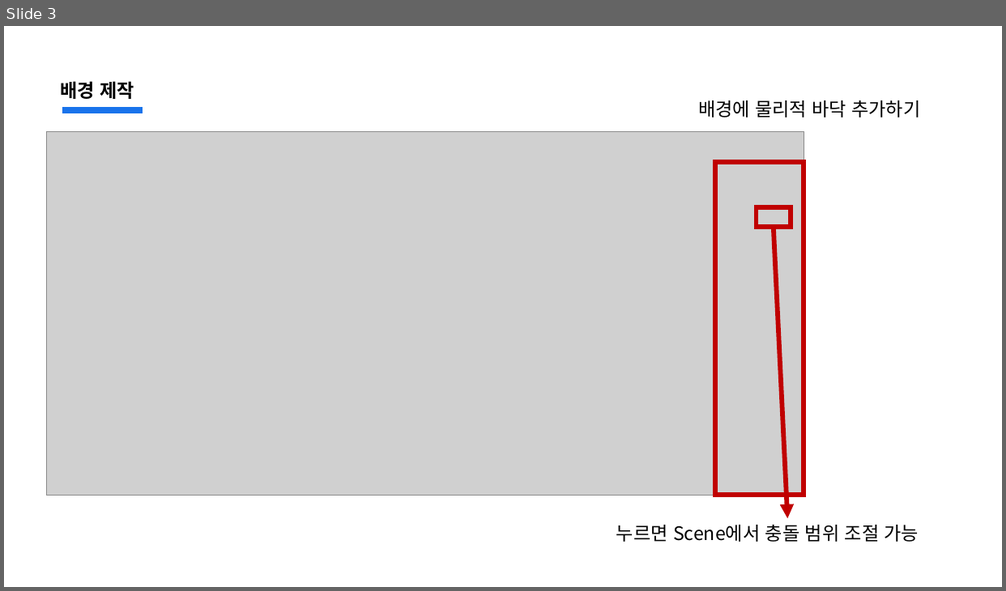
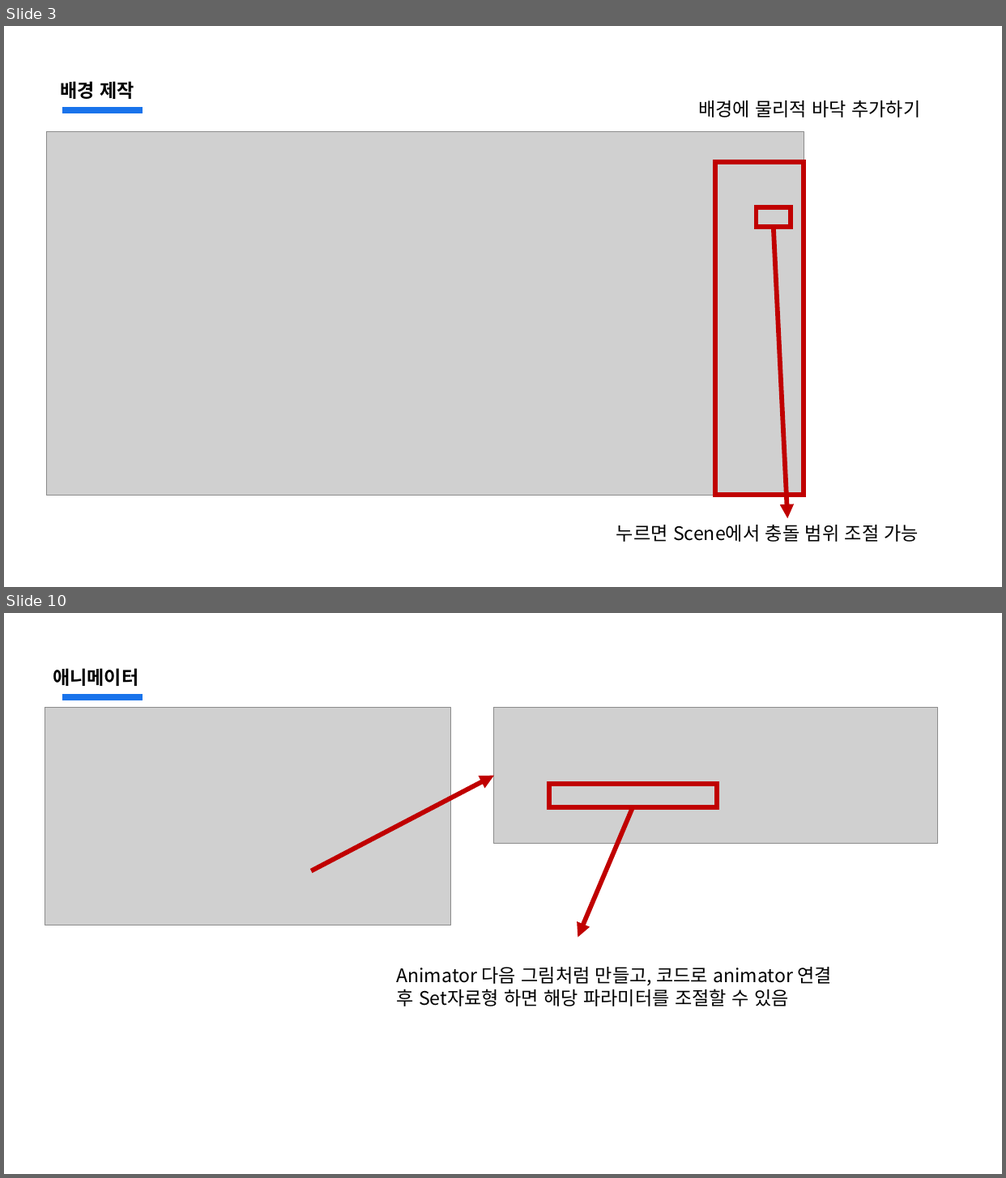
Before and after one commit to jsjin01/MJsec_Unity_Mentoring, a slide deck: MJsec_게임 개발 멘토링/MJsec_3주차.pptx. Shown one above the other, each under a label of ours: slide 3 before the commit, slides 3 and 10 after it; the slides between them are not shown. The pictures are 1006x591 and 1006x1178 pixels, drawn with LibreOffice and Linux fonts; fonts in the diff are those of the drawing; grey boxes stand for pictures. Boxes give left, top, right and bottom in pixels: in the first picture for what was removed or moved away, otherwise in the second. Text is boxed around its words. In the diff, an @@ line names an element or a change of style, - is before the commit and + after.

```diff
--- a/MJsec_게임 개발 멘토링/MJsec_3주차.pptx
+++ b/MJsec_게임 개발 멘토링/MJsec_3주차.pptx
@@ slide 10 added at <box>4,613,1002,1174</box>, background #FFFFFF; not listed: 1 template element that a slide beside it also shows @@
@@ text added at <box>53,668,138,686</box>, 18 pt, text #000000, bold @@
+애니메이터
@@ picture added at <box>45,707,451,926</box> @@
@@ picture added at <box>494,707,938,844</box> @@
@@ arrow added from (311, 871) to (494, 776), #C00000 4.5 pt @@
@@ rectangle added at <box>549,784,717,807</box>, outline #C00000 4.5 pt @@
@@ arrow added from (633, 807) to (578, 937), #C00000 4.5 pt @@
@@ text added at <box>397,967,833,1007</box>, 18 pt, text #000000 @@
+Animator 다음 그림처럼 만들고, 코드로 animator 연결 후 Set자료형 하면 해당 파라미터를 조절할 수 있음
```
Also in this commit, not shown: 1 slide changed, 6 other slides added, 27 other files.
